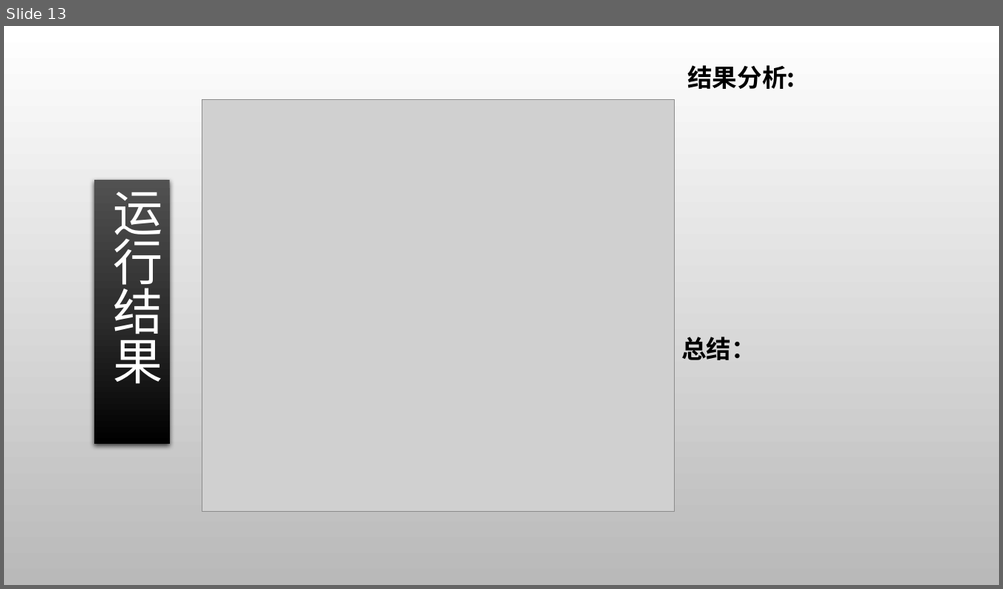
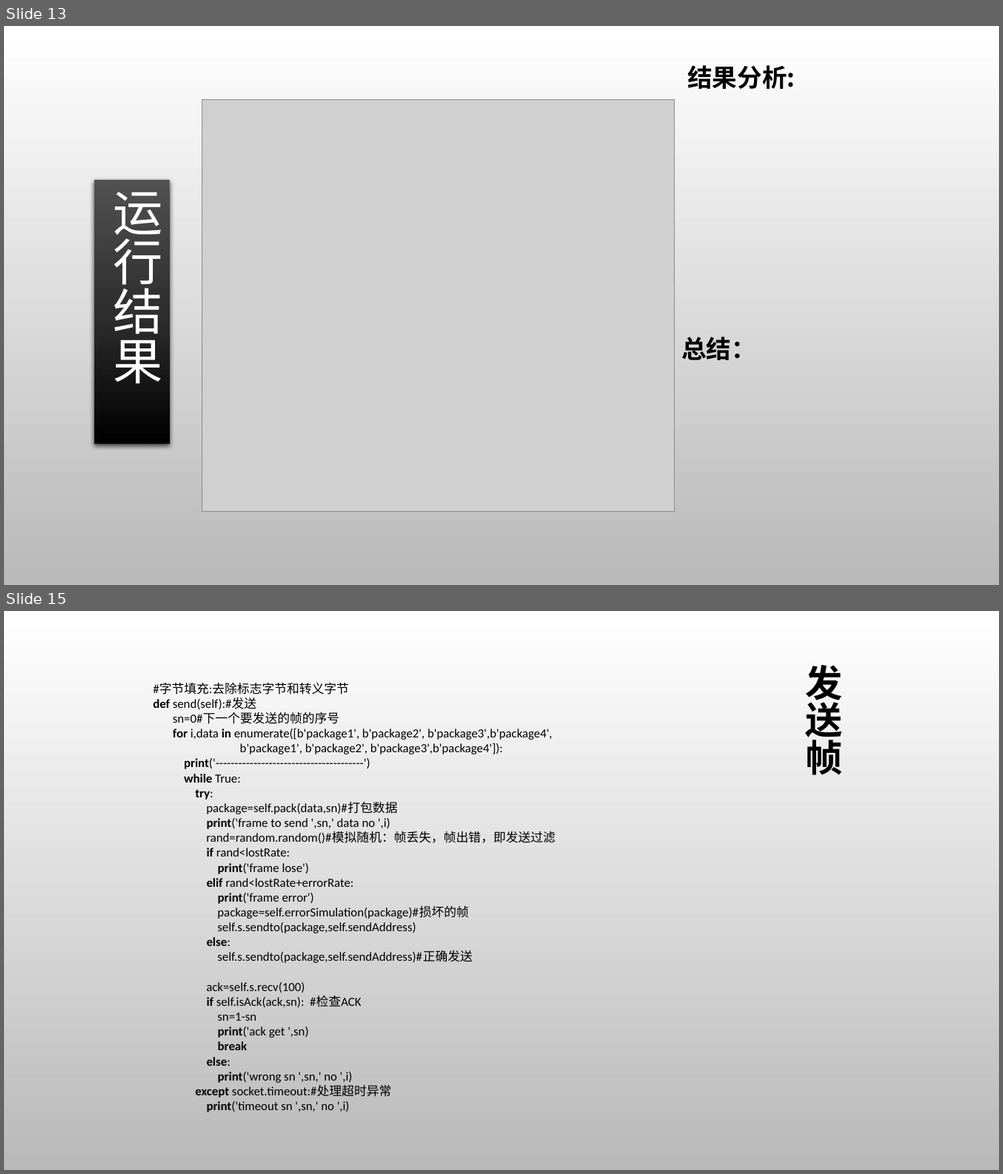
Before and after one commit to Tim-xiaofan/computer_network, a slide deck: python/ppt/ppt-chapter3.pptx. Shown one above the other, each under a label of ours: slide 13 before the commit, slides 13 and 15 after it; the slides between them are not shown. The pictures are 1003x589 and 1003x1174 pixels, drawn with LibreOffice and Linux fonts; fonts in the diff are those of the drawing; grey boxes stand for pictures; background and template pictures are left out. Boxes give left, top, right and bottom in pixels: in the first picture for what was removed or moved away, otherwise in the second. Text is boxed around its words. In the diff, an @@ line names an element or a change of style, - is before the commit and + after.

```diff
--- a/python/ppt/ppt-chapter3.pptx
+++ b/python/ppt/ppt-chapter3.pptx
@@ slide 15 added at (4, 611, 999, 1170), background picture (left out) @@
@@ title added at (805, 665, 842, 775), 36 pt, text #000000, bold @@
+发送帧
@@ text added at (153, 683, 555, 1113), 12 pt, text #000000 @@
+#字节填充:去除标志字节和转义字节
+def send(self):#发送
+sn=0#下一个要发送的帧的序号
+for i,data in enumerate([b'package1', b'package2', b'package3',b'package4',
+b'package1', b'package2', b'package3',b'package4']):
+print('---------------------------------------')
+while True:
+try:
+package=self.pack(data,sn)#打包数据
+print('frame to send ',sn,' data no ',i)
+rand=random.random()#模拟随机：帧丢失，帧出错，即发送过滤
+if rand<lostRate:
+print('frame lose')
+elif rand<lostRate+errorRate:
+print('frame error')
+package=self.errorSimulation(package)#损坏的帧
+self.s.sendto(package,self.sendAddress)
+else:
+self.s.sendto(package,self.sendAddress)#正确发送
+ack=self.s.recv(100)
+if self.isAck(ack,sn): #检查ACK
+sn=1-sn
+print('ack get ',sn)
+break
+else:
+print('wrong sn ',sn,' no ',i)
+except socket.timeout:#处理超时异常
+print('timeout sn ',sn,' no ',i)
```
Also in this commit, not shown: 16 other slides added.
